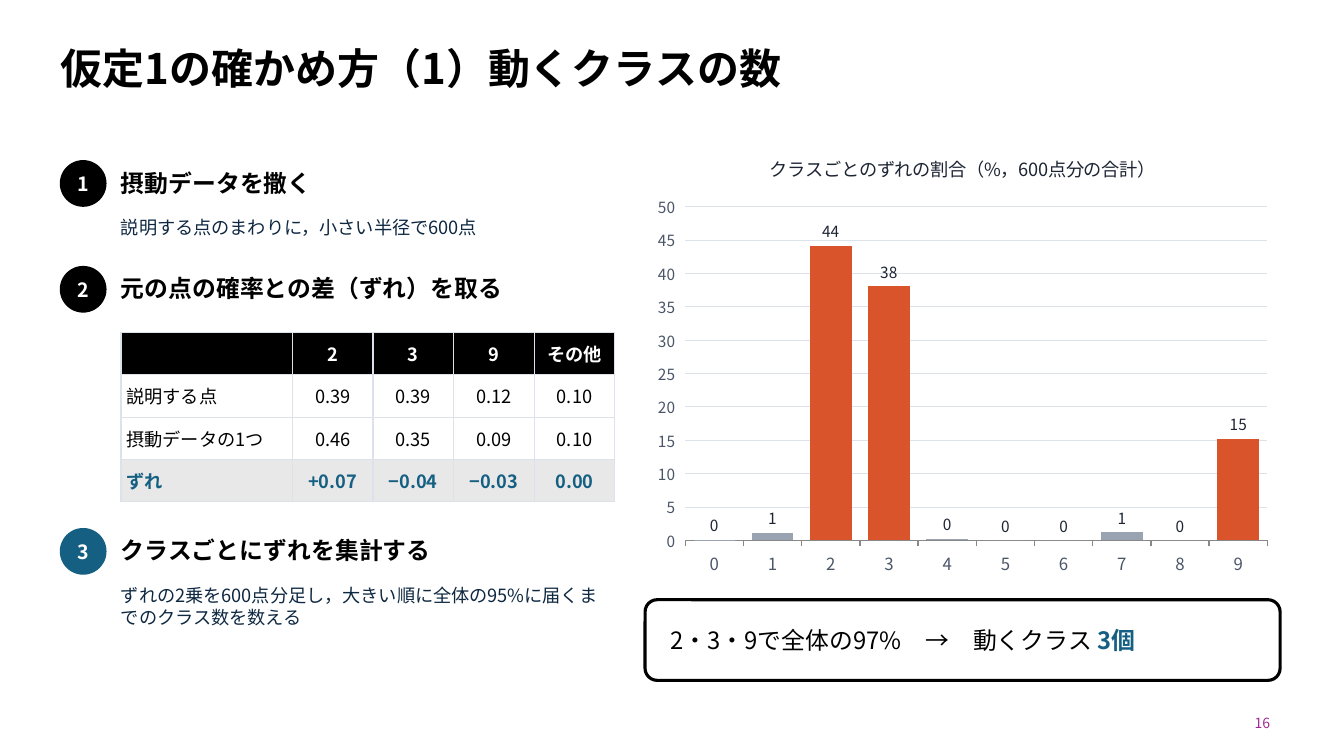
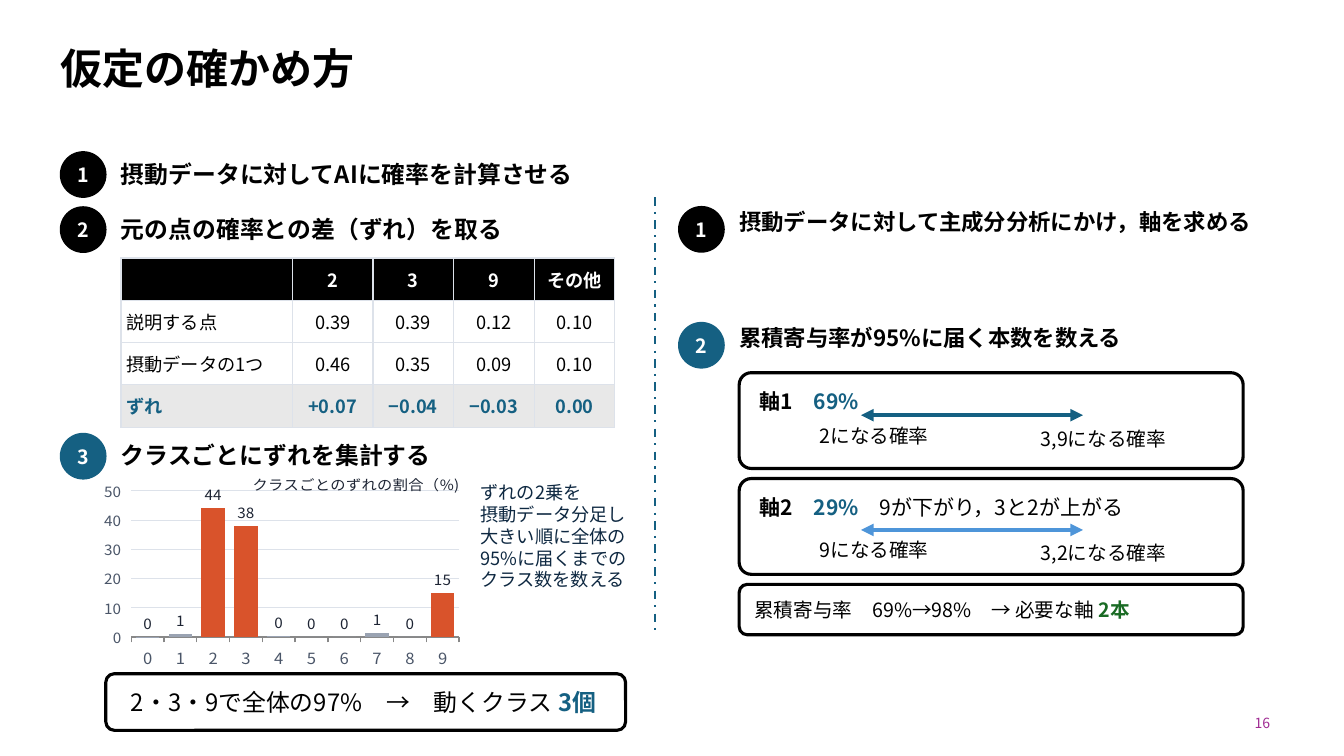
Before and after one commit to SoutaIkegame/Fisher_LIME, a slide deck: slide 16 of docs/seminar/2026-10-05_seminar.pptx. Drawn at 1344x756 pixels with LibreOffice and Linux fonts; fonts in the diff are those of the drawing. Boxes give left, top, right and bottom in pixels: in the first picture for what was removed or moved away, otherwise in the second. Text is boxed around its words. In the diff, an @@ line names an element or a change of style, - is before the commit and + after.

```diff
--- a/docs/seminar/2026-10-05_seminar.pptx
+++ b/docs/seminar/2026-10-05_seminar.pptx
@@ title at box(60, 48, 354, 88): text changed @@
-仮定1の確かめ方（1）動くクラスの数
+仮定の確かめ方
@@ text "1": place and size @@
-text "1" at box(77, 176, 89, 191)
+text "1" at box(77, 167, 89, 182)
@@ ellipse: place and size @@
-ellipse at box(60, 160, 106, 206)
+ellipse at box(60, 152, 106, 198)
@@ text at box(121, 162, 573, 185): text changed @@
-摂動データを撒く
+摂動データに対してAIに確率を計算させる
@@ 2 texts, 1 ellipse: place and size @@
-2 texts, 1 ellipse at box(60, 266, 502, 312)
+2 texts, 1 ellipse at box(60, 207, 502, 252)
@@ line added from (655, 198) to (655, 635), #156082 1.5 pt dashed @@
@@ ellipse added at box(679, 207, 724, 252), fill #000000, outline #000000 1 pt @@
@@ text removed at box(121, 218, 477, 236) @@
-説明する点のまわりに，小さい半径で600点
@@ text added at box(696, 222, 708, 237), 14 pt, text #FFFFFF, bold @@
+1
@@ text added at box(739, 210, 1251, 233), 16 pt, text #000000, bold @@
+摂動データに対して主成分分析にかけ，軸を求める
@@ table: place and size @@
-table at box(121, 333, 615, 502)
+table at box(121, 258, 615, 427)
@@ ellipse added at box(679, 323, 724, 368), fill #156082, outline #156082 1 pt @@
@@ text added at box(739, 327, 1121, 348), 16 pt, text #000000, bold @@
+累積寄与率が95%に届く本数を数える
@@ text added at box(696, 338, 708, 353), 14 pt, text #FFFFFF, bold @@
+2
@@ rounded rectangle added at box(739, 373, 1243, 469), outline #000000 2.25 pt @@
@@ text added at box(759, 391, 859, 411), 15 pt, text #156082, bold @@
+軸1 69%
@@ double arrow added from (861, 415) to (1083, 415), #156082 3 pt @@
@@ 2 texts, 1 ellipse: place and size @@
-2 texts, 1 ellipse at box(60, 528, 431, 574)
+2 texts, 1 ellipse at box(60, 434, 431, 479)
@@ text added at box(820, 426, 929, 445), 14 pt, text #000000 @@
+2になる確率
@@ text added at box(1041, 429, 1166, 450), 14 pt, text #000000 @@
+3,9になる確率
@@ column chart at box(99, 463, 463, 669) @@
@@ title "クラスごとのずれの割合（%，600点分の合計）" to "クラスごとのずれの割合（%)" @@
@@ plot area changed @@
@@ column chart: place and size @@
-column chart at box(645, 136, 1280, 585)
+column chart at box(99, 463, 463, 669)
@@ rounded rectangle added at box(739, 479, 1243, 575), outline #000000 2.25 pt @@
@@ text at box(481, 484, 627, 588): text changed @@
-ずれの2乗を600点分足し，大きい順に全体の95%に届くまでのクラス数を数える
+ずれの2乗を
+摂動データ分足し
+大きい順に全体の95%に届くまでのクラス数を数える
@@ text added at box(759, 497, 1124, 517), 15 pt, text #000000 @@
+軸2 29% 9が下がり，3と2が上がる
@@ double arrow added from (861, 530) to (1083, 530), #4E95D9 3 pt @@
@@ text added at box(820, 540, 929, 559), 14 pt, text #000000 @@
+9になる確率
@@ text added at box(1041, 543, 1166, 564), 14 pt, text #000000 @@
+3,2になる確率
@@ rounded rectangle added at box(739, 585, 1243, 635), outline #000000 2.25 pt @@
@@ text added at box(754, 600, 1129, 619), 14 pt, text #000000 @@
+累積寄与率 69%→98% → 必要な軸 2本
@@ rounded rectangle: place and size @@
-rounded rectangle at box(645, 600, 1280, 681)
+rounded rectangle at box(106, 674, 626, 730)
@@ text "2・3・9で全体の97% → 動くクラス 3個": place and size @@
-text "2・3・9で全体の97% → 動くクラス 3個" at box(670, 629, 1135, 651)
+text "2・3・9で全体の97% → 動くクラス 3個" at box(131, 691, 596, 713)
```
Also in this commit, not shown: 8 other slides changed, 1 slide added, 2 slides removed, 2 other files.
